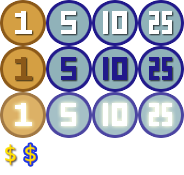
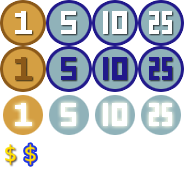
The second (184, 175) image is a revision of the first. Changes to its layers:
"background angel" (1st of 3, in "twenty five"): opacity 81% → 100% over [141, 95, 181, 135]
"background angel" (2nd of 3, in "ten cent"): opacity 81% → 100% over [95, 95, 135, 135]
"background angel" (3rd of 3, in "five cent"): opacity 81% → 100% over [49, 95, 89, 135]
"back angel": opacity 81% → 100% over [3, 95, 43, 135]
